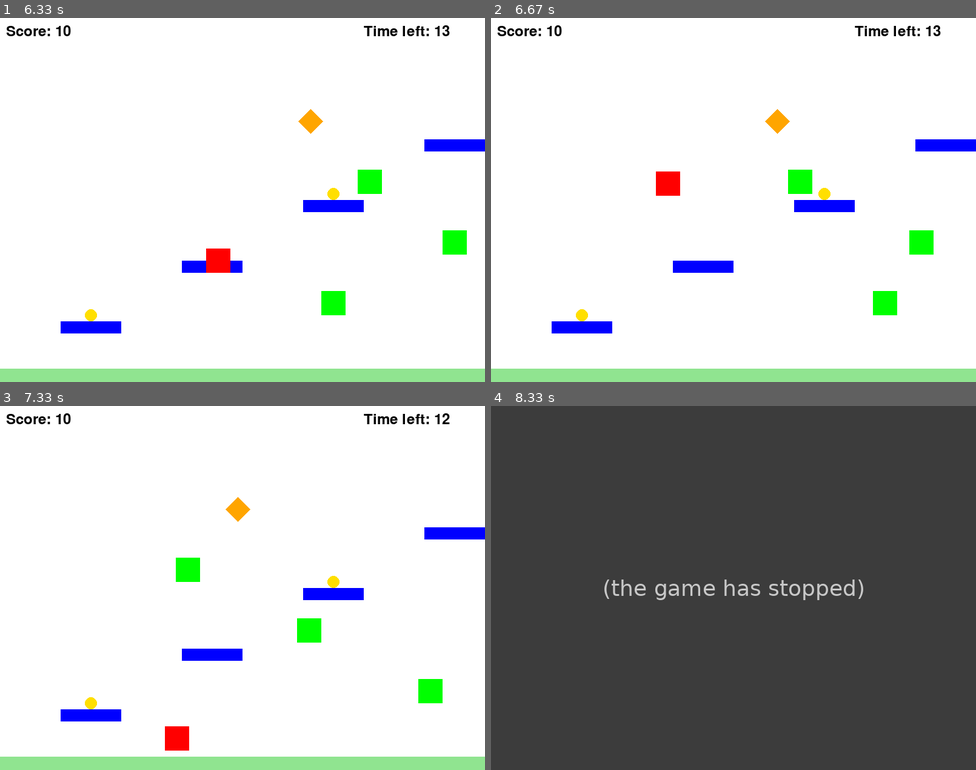
Above: before the commit, frames 1-4 (two rows, left to right).
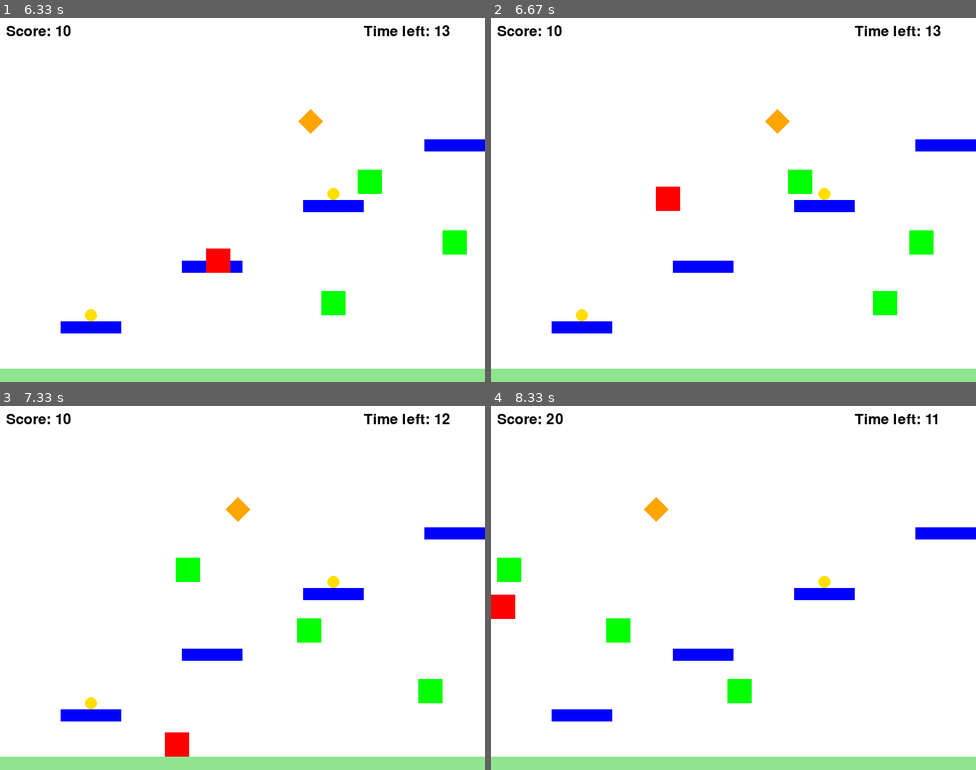
Above: after the commit, the same moments.

Repository: hwangyujo/pygamecode
Game: pygame game, started from jumpjump.py
The game is run twice, just before and just after one commit, with the same random seed, the same clock (stepped at 60 frames per second) and the same inputs.
Inputs:
- Up to frame 1 (6.33 s): hold Right 0.33-0.8 s; hold Right 0.83-1.3 s; hold Left 1.33-1.87 s; hold Left 1.9-2.3 s; hold Right 2.33-2.97 s; tap Space at 3, 3.4, 3.7, 3.9, 4.2, 4.4, 4.7, 4.9, 5.2, 5.47, 5.77 s; hold Left 3.33-3.8 s; hold Right 3.83-4.3 s; hold Right 4.33-4.8 s; hold Left 4.83-5.37 s; hold Left 5.4-5.8 s
- Up to frame 2 (6.67 s): hold Left from 6.5 s (still down); tap Space at 6.57 s
- Up to frame 3 (7.33 s): tap Space at 6.87, 7.07 s; release Left at 6.97 s; hold Right from 7 s (still down)
- Up to frame 4 (8.33 s): tap Space at 7.37, 7.57, 7.87, 8.07 s; release Right at 7.47 s; hold Left 7.5-7.97 s; hold Left from 8 s (still down)

Frame 1 is identical in both runs. In frame 2, 0.4% of the frame differs, in the area x 34-39%, y 42-53%; in frame 3, 0.2%; in frame 4, 100%, in the area x 0-100%, y 0-100%.
Before the commit the program exited at 8.27 s; later frames show no game.

Commit message:
합본 수정 수정 ㅅㅈ ㅅㅈ ㅅㅈ ㅅㅈ

Diff:
--- a/jumpjump.py
+++ b/jumpjump.py
@@ -1,6 +1,7 @@
 import pygame
 import sys
 import random
+
 pygame.init()
 
 # 화면 크기 설정
@@ -171,7 +172,7 @@
         if event.type == pygame.QUIT:
             running = False
         if event.type == pygame.KEYDOWN:
-            if event.key == pygame.K_SPACE:
+              if event.key == pygame.K_SPACE:
                 space_pressed = True
         if event.type == pygame.KEYUP:
             if event.key == pygame.K_SPACE:
@@ -235,8 +236,8 @@
     if powerup_collided:
         powerups.remove(powerup_collided)
         score += 10  # 파워업 수집 시 점수 증가
-        powerup_effect = random.choice(["speed", "jump"])
-        powerup_effect_start_time = pygame.time.get_ticks()
+        # 파워업 효과를 없앰
+        powerup_effect = None
 
     # 모든 파워업을 수집하면 포탈 생성
     if not powerups and not portal:
